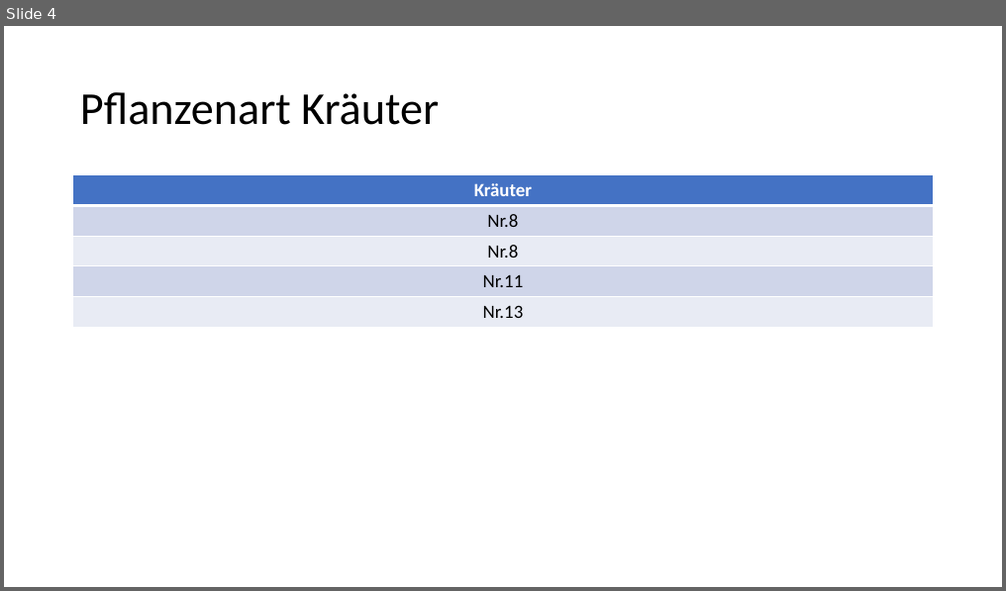
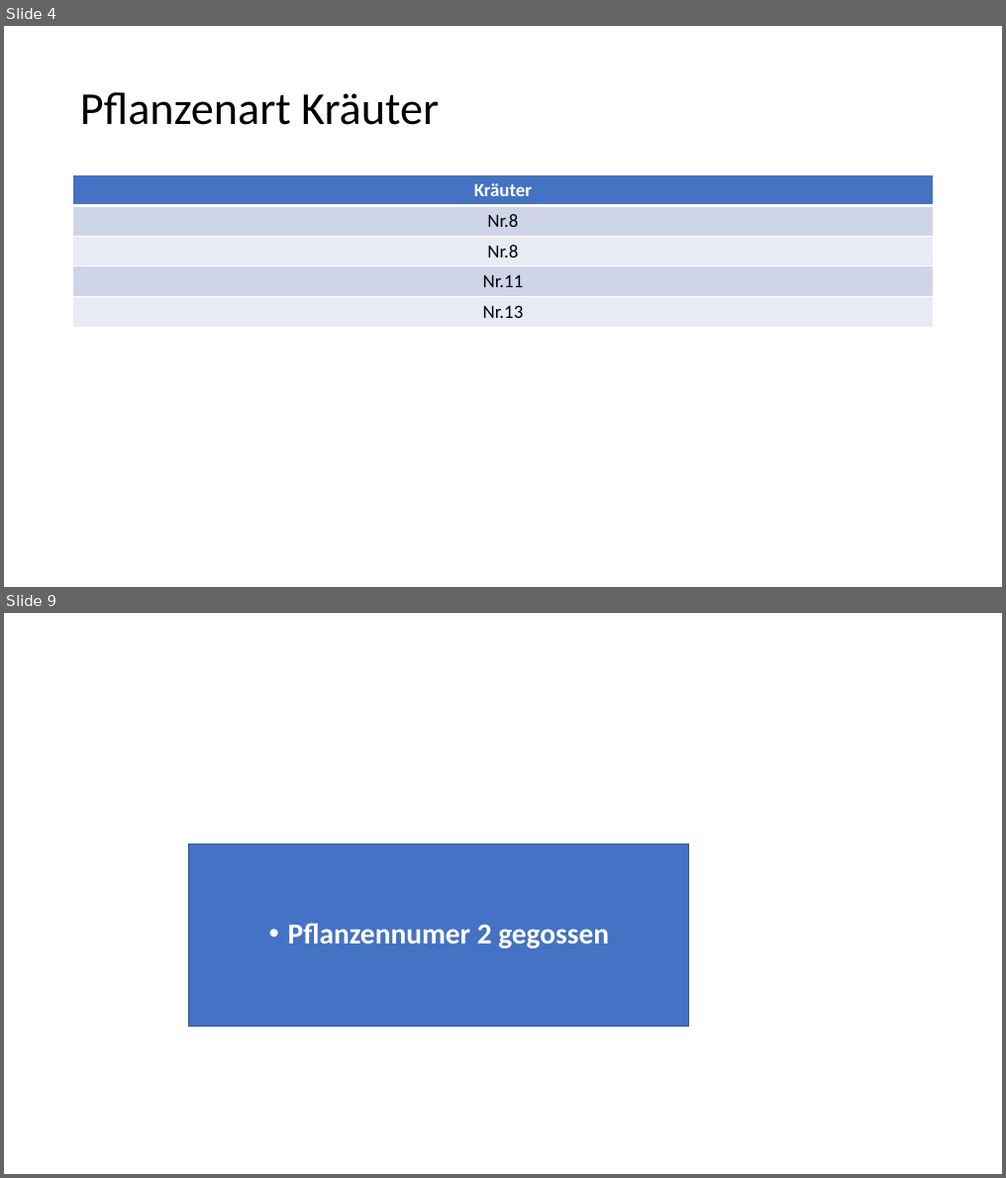
Before and after one commit to Kennjy/Abgaben-MCI, a slide deck: Blatt 6/High_Fidelity.pptx. Shown one above the other, each under a label of ours: slide 4 before the commit, slides 4 and 9 after it; the slides between them are not shown. The pictures are 1006x591 and 1006x1178 pixels, drawn with LibreOffice and Linux fonts; fonts in the diff are those of the drawing. Boxes give left, top, right and bottom in pixels: in the first picture for what was removed or moved away, otherwise in the second. Text is boxed around its words. In the diff, an @@ line names an element or a change of style, - is before the commit and + after.

```diff
--- a/Blatt 6/High_Fidelity.pptx
+++ b/Blatt 6/High_Fidelity.pptx
@@ slide 9 added at [4, 613, 1002, 1174], background #FFFFFF @@
@@ text added at [189, 844, 689, 1026], fill #4472C4, outline #325491 1 pt, 28 pt, text #FFFFFF, bold @@
+• Pflanzennumer 2 gegossen
```
Also in this commit, not shown: 1 slide changed, 5 other slides added.
